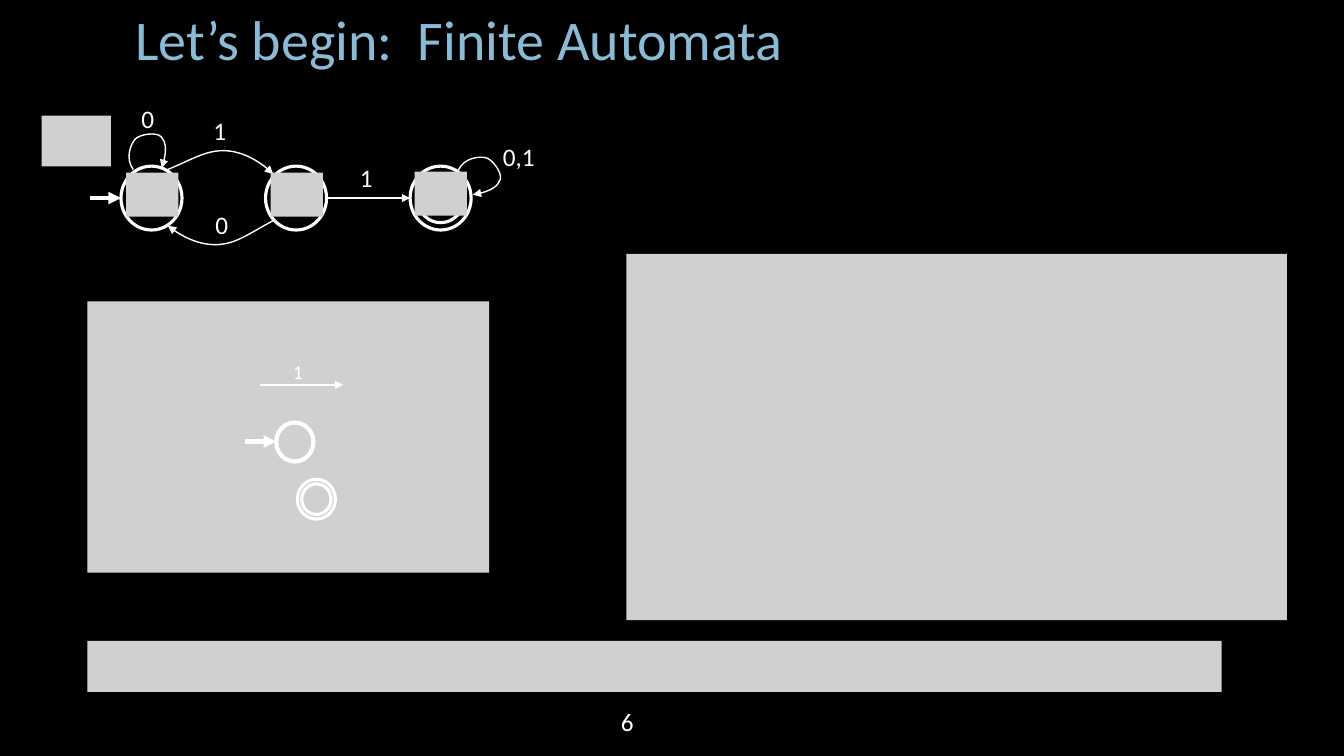
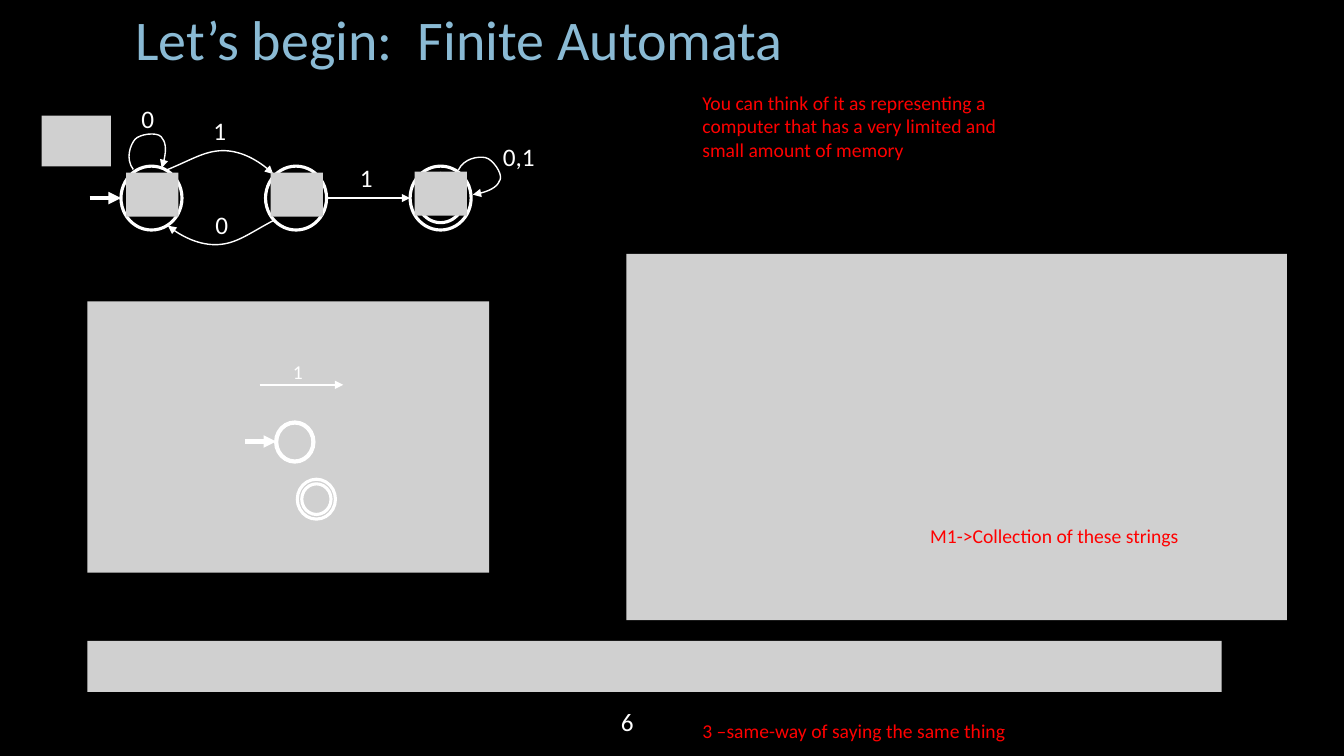
Before and after one commit to Angold-4/AngoCS, a slide deck: slide 6 of MIT 6.840/lectures/lecture01/MIT18_404f20_lec1.pptx. Drawn at 1344x756 pixels with LibreOffice and Linux fonts; fonts in the diff are those of the drawing; grey boxes stand for pictures. Boxes give left, top, right and bottom in pixels: in the first picture for what was removed or moved away, otherwise in the second. Text is boxed around its words. In the diff, an @@ line names an element or a change of style, - is before the commit and + after.

```diff
--- a/MIT 6.840/lectures/lecture01/MIT18_404f20_lec1.pptx
+++ b/MIT 6.840/lectures/lecture01/MIT18_404f20_lec1.pptx
@@ text added at (702,96,996,160), 14 pt, text #FF0000 @@
+You can think of it as representing a computer that has a very limited and small amount of memory
@@ text added at (930,529,1179,547), 14 pt, text #FF0000 @@
+M1->Collection of these strings
@@ text added at (702,724,1005,742), 14 pt, text #FF0000 @@
+3 –same-way of saying the same thing
```
Also in this commit, not shown: 6 other slides changed, 1 slide added, 10 other files.
